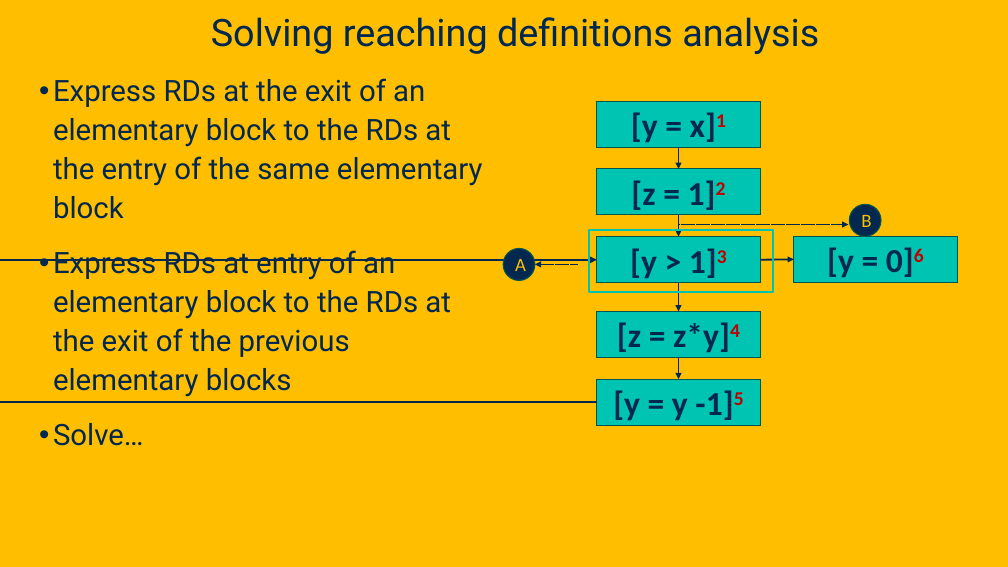
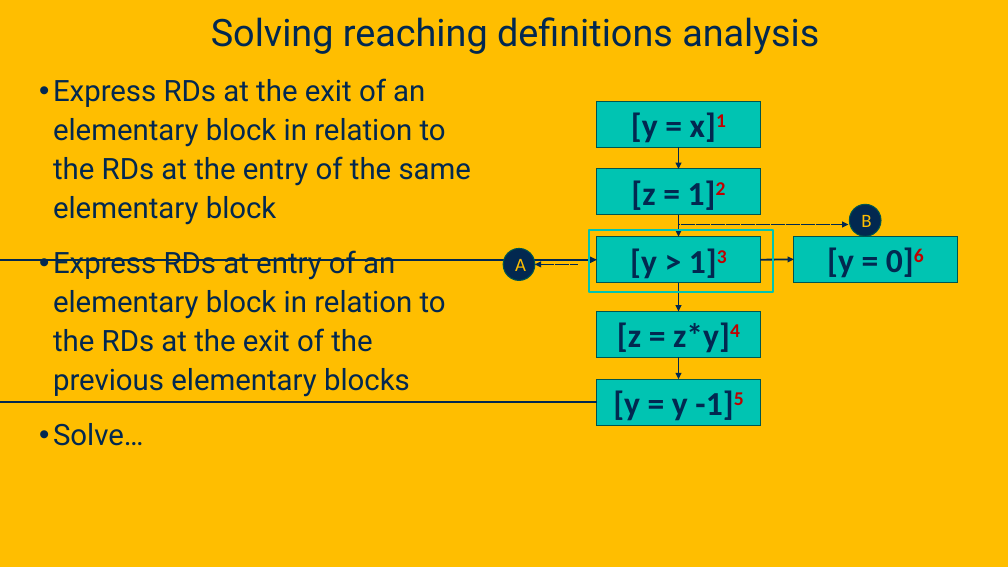
Before and after one commit to davsec-teaching/ECS289C-Spring2025, a slide deck: slide 22 of slides/3_data_flow_analysis.pptx (slide 20 before the commit). Drawn at 1008x567 pixels with LibreOffice and Linux fonts; fonts in the diff are those of the drawing; background and template pictures are left out. Boxes give left, top, right and bottom in pixels: in the first picture for what was removed or moved away, otherwise in the second. Text is boxed around its words. In the diff, an @@ line names an element or a change of style, - is before the commit and + after.

```diff
--- a/slides/3_data_flow_analysis.pptx
+++ b/slides/3_data_flow_analysis.pptx
@@ text at [53, 78, 471, 397]: text changed @@
-• Express RDs at the exit of an elementary block to the RDs at the entry of the same elementary block
-• Express RDs at entry of an elementary block to the RDs at the exit of the previous elementary blocks
+• Express RDs at the exit of an elementary block in relation to the RDs at the entry of the same elementary block
+• Express RDs at entry of an elementary block in relation to the RDs at the exit of the previous elementary blocks
```
Also in this commit, not shown: 50 other slides changed, 4 slides added.
